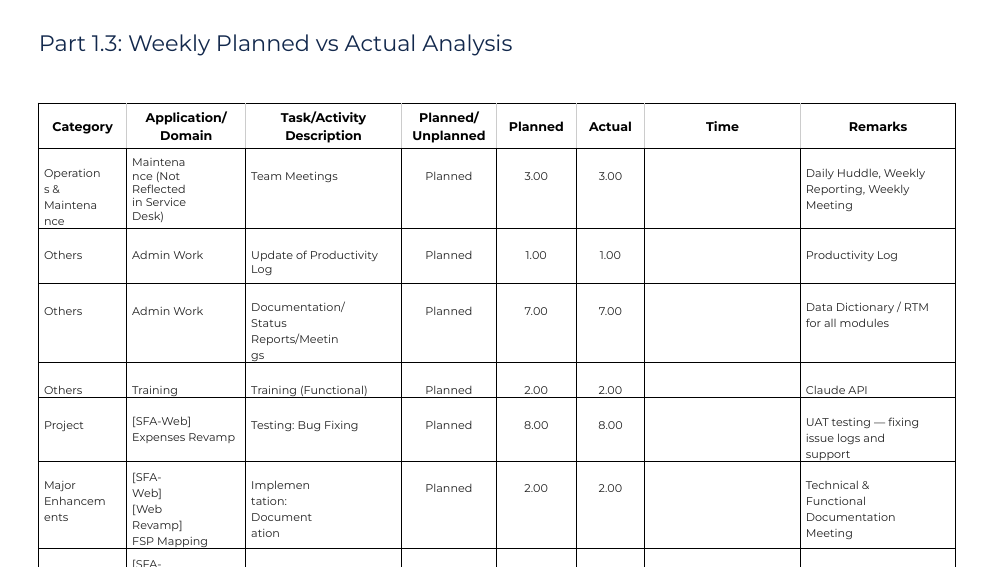
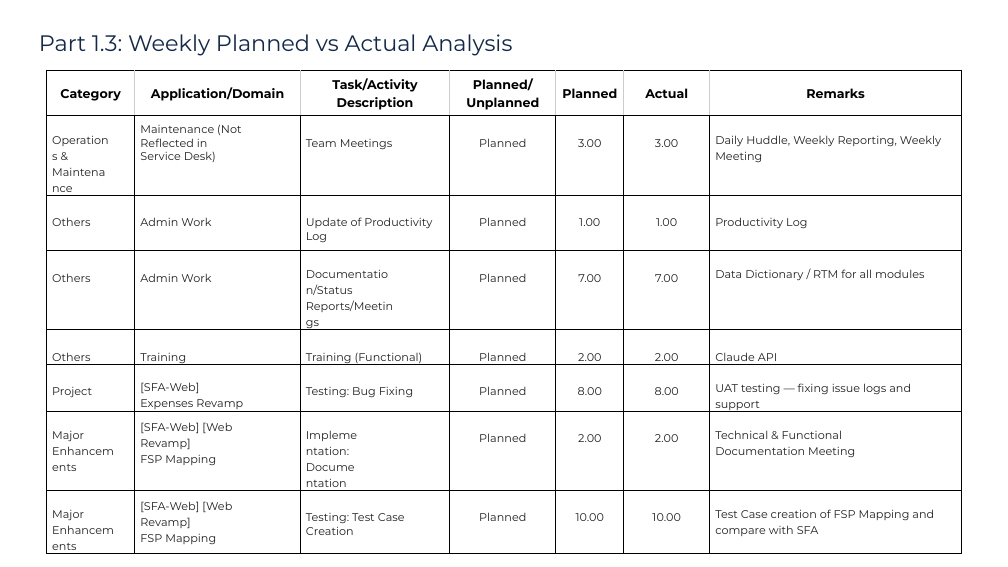
Before and after one commit to mamawpsg16/WeeklyReportGenerator, a slide deck: slide 3 of weekly-report-template.pptx. Drawn at 1008x567 pixels with LibreOffice and Linux fonts; fonts in the diff are those of the drawing; background and template pictures are left out. Boxes give left, top, right and bottom in pixels: in the first picture for what was removed or moved away, otherwise in the second. Text is boxed around its words. In the diff, an @@ line names an element or a change of style, - is before the commit and + after.

Commit message:
Add CSV validation and improve productivity log handling
- Implemented a validation function for the productivity log CSV to check required columns and numeric values.
- Enhanced user feedback for CSV upload with error and warning messages.
- Updated the remarks column description in the generate_report module.
- Added a function to remove empty rows from tables in the PowerPoint generation process.

```diff
--- a/weekly-report-template.pptx
+++ b/weekly-report-template.pptx
@@ table at bbox=[46, 70, 961, 548] @@
-column 7: Time |  |  |  |  |  |  | 
@@ table: place and size @@
-table at bbox=[38, 103, 956, 551]
+table at bbox=[46, 70, 961, 548]
```
Also in this commit, not shown: 1 other slide changed, 3 slides removed, 2 other files.
